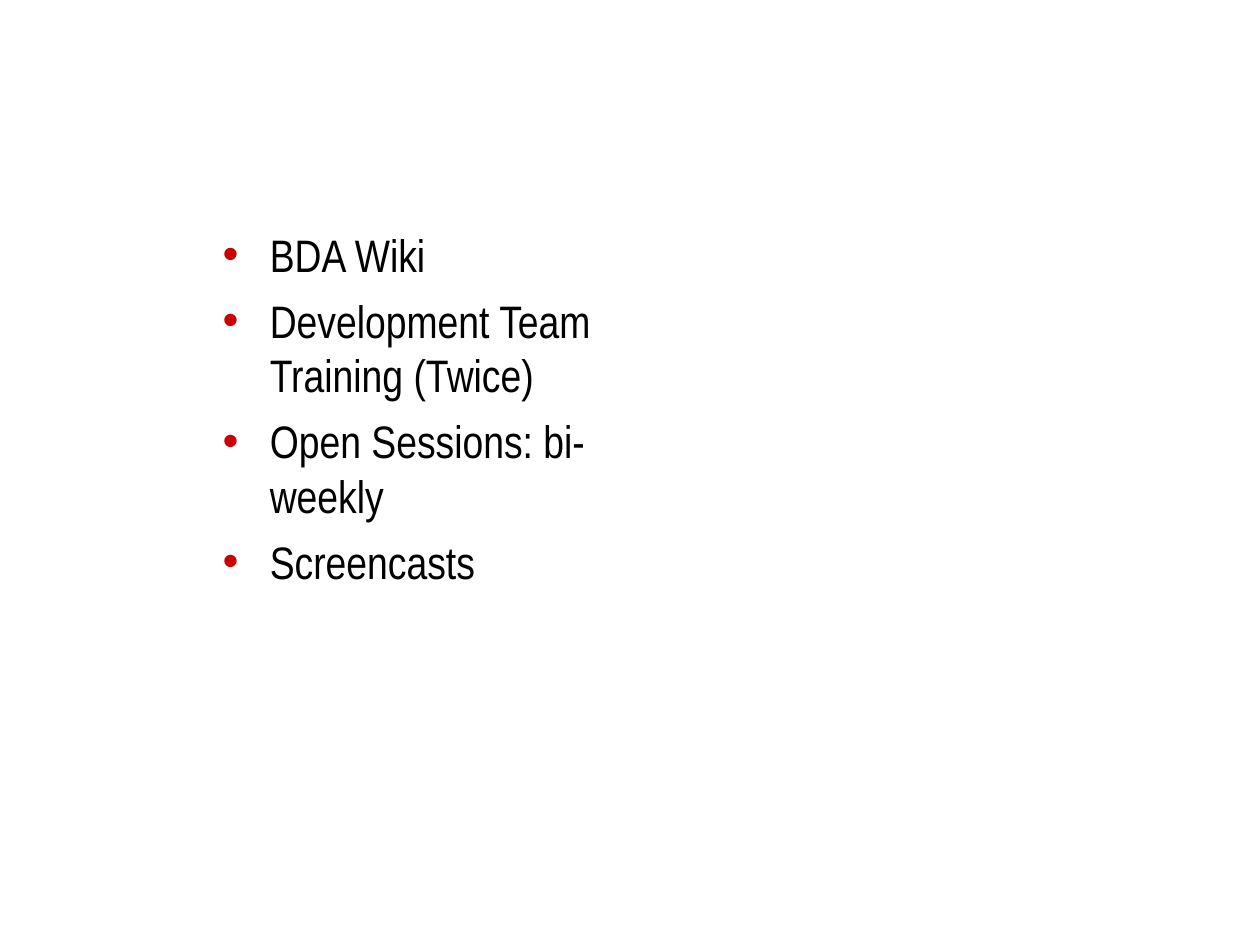
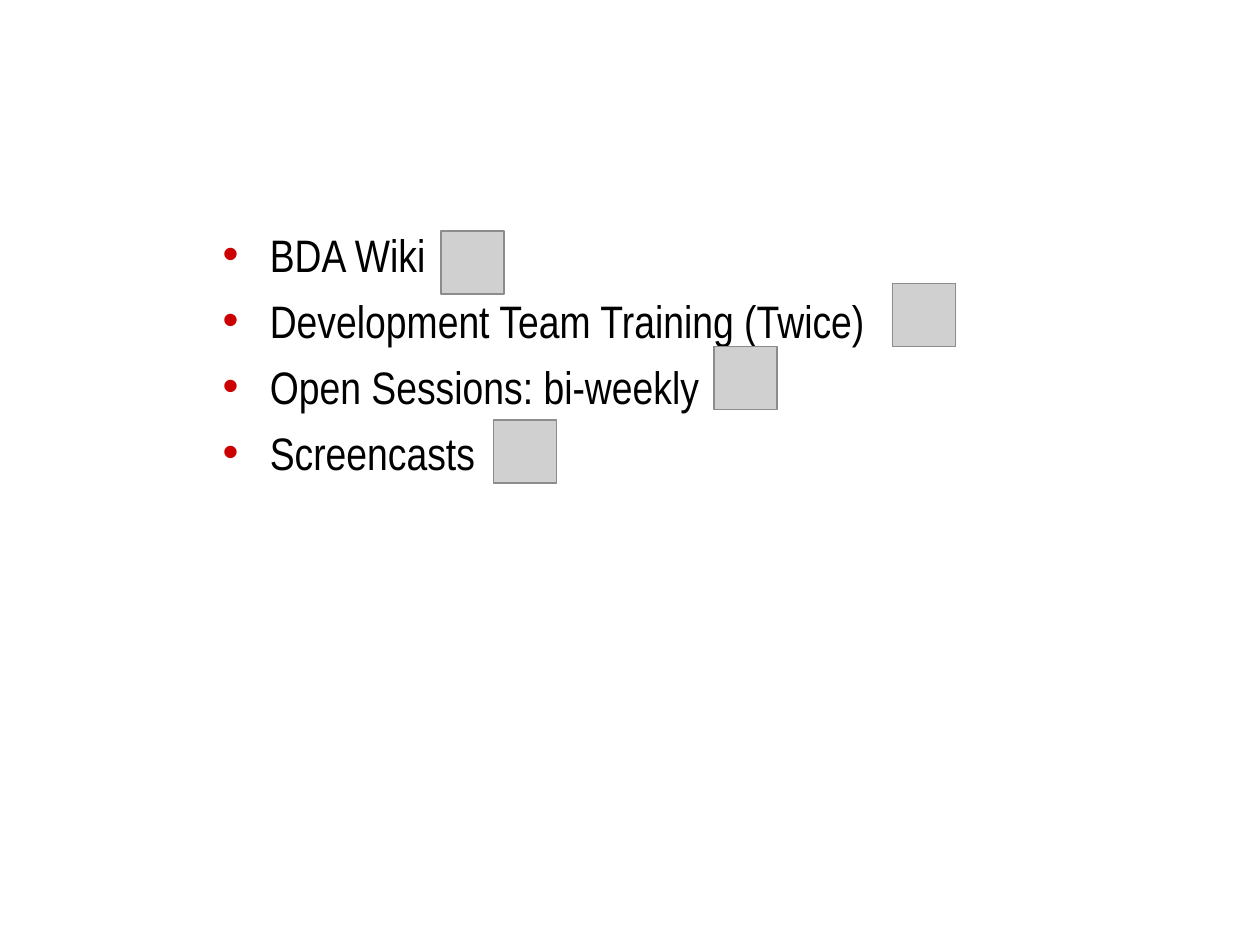
Before and after one commit to NCIP/automation, a slide deck: slide 7 of docs/roadmap/bda-roadmap.ppt. Drawn at 1260x945 pixels with LibreOffice and Linux fonts; fonts in the diff are those of the drawing; grey boxes stand for pictures; background and template pictures are left out. Boxes give left, top, right and bottom in pixels: in the first picture for what was removed or moved away, otherwise in the second. Text is boxed around its words. In the diff, an @@ line names an element or a change of style, - is before the commit and + after.

```diff
--- a/docs/roadmap/bda-roadmap.ppt
+++ b/docs/roadmap/bda-roadmap.ppt
@@ text "BDA Wiki" rewrapped from bbox=[270, 239, 590, 580] to bbox=[270, 239, 864, 471] @@
@@ picture added at bbox=[441, 231, 504, 294] @@
@@ picture added at bbox=[892, 284, 955, 346] @@
@@ picture added at bbox=[714, 346, 777, 410] @@
@@ picture added at bbox=[494, 420, 557, 483] @@
```
Also in this commit, not shown: 2 other slides changed.
